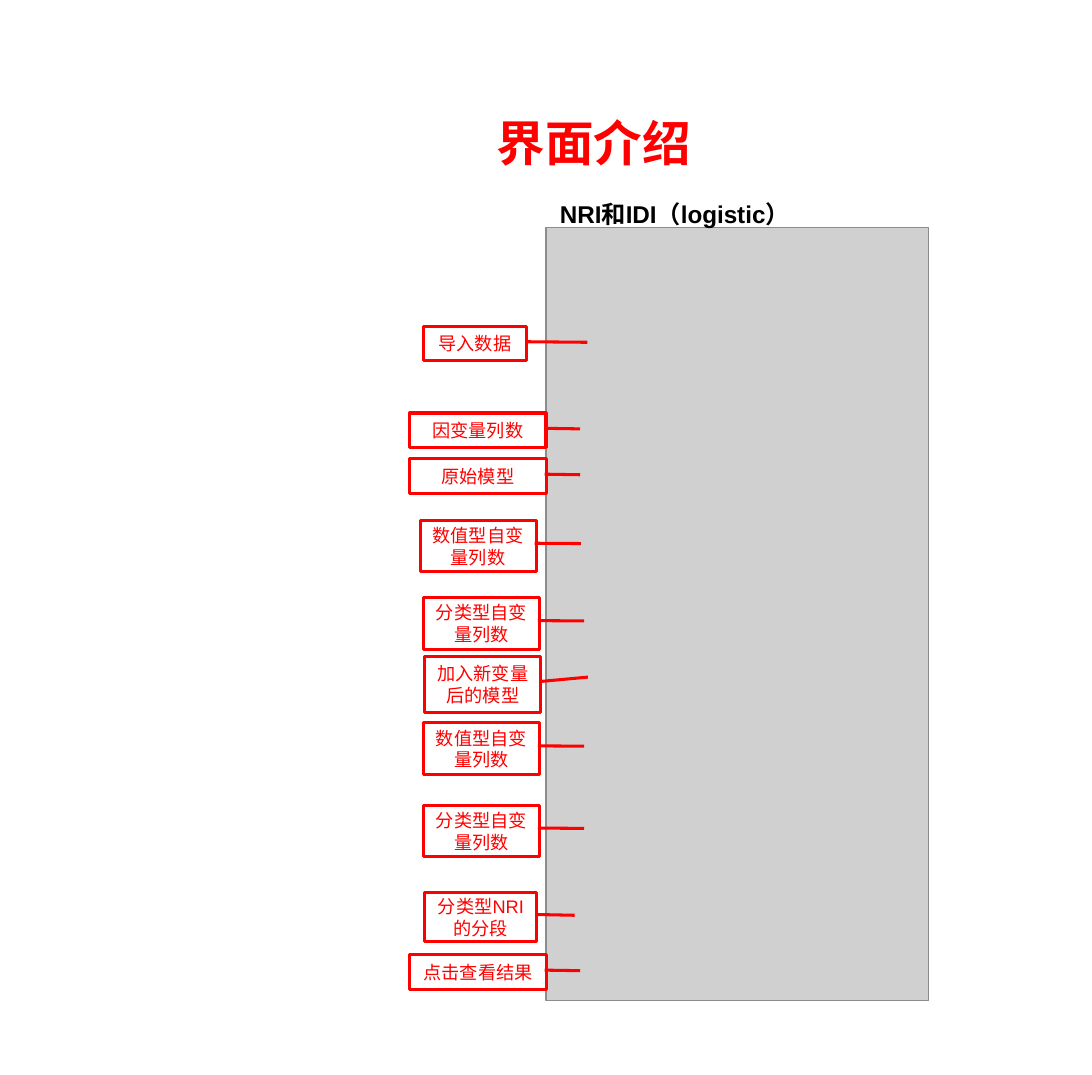
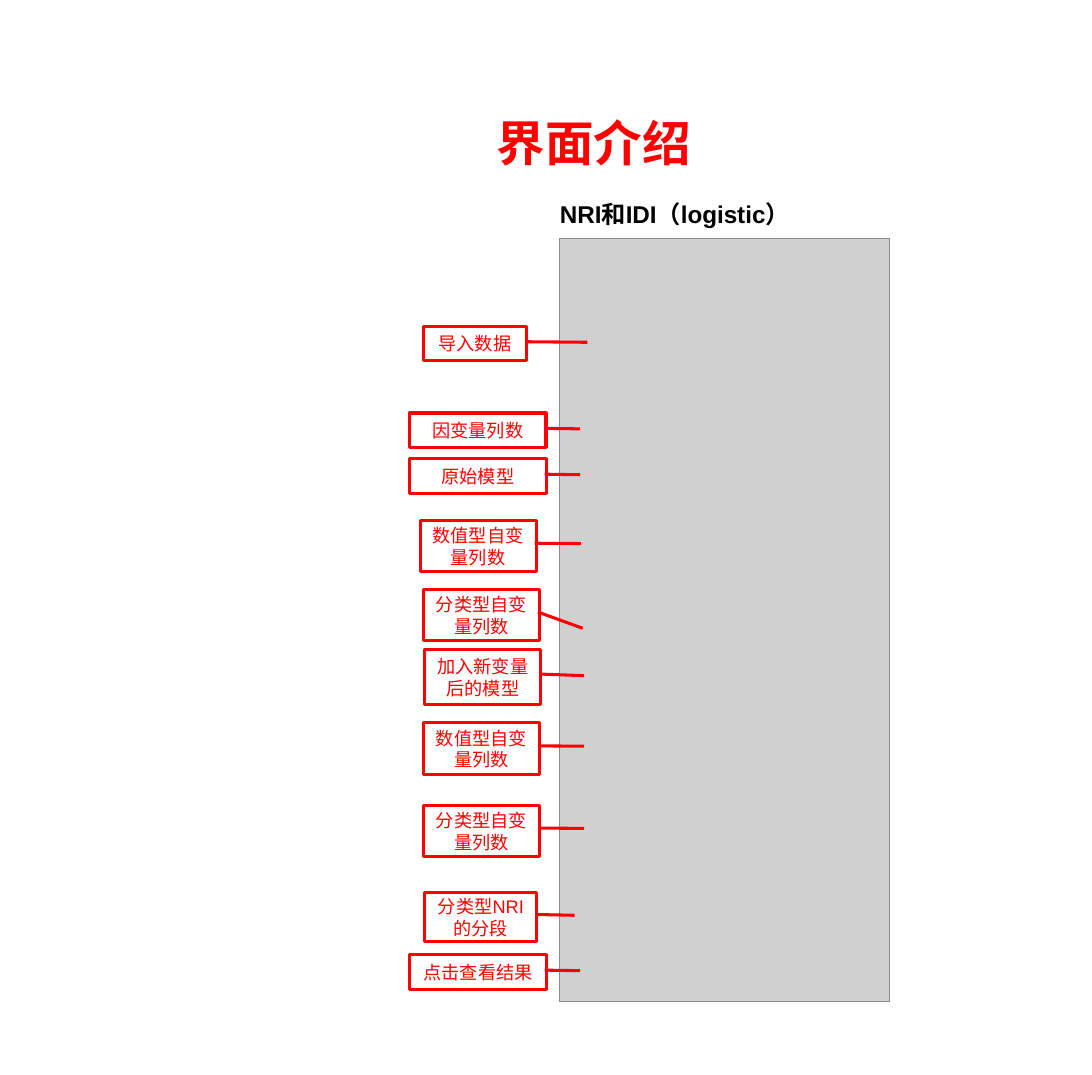
Before and after one commit to YanqiangLu1/luyanqiang3, a slide deck: slide 1 of IDINRI/NRI.pptx. Drawn at 1092x1075 pixels with LibreOffice and Linux fonts; fonts in the diff are those of the drawing; grey boxes stand for pictures. Boxes give left, top, right and bottom in pixels: in the first picture for what was removed or moved away, otherwise in the second. Text is boxed around its words. In the diff, an @@ line names an element or a change of style, - is before the commit and + after.

```diff
--- a/IDINRI/NRI.pptx
+++ b/IDINRI/NRI.pptx
@@ picture: place and size @@
-picture at (546, 227, 929, 1000)
+picture at (559, 239, 890, 1002)
@@ border callout "分类型自变量列数" at (424, 589, 539, 640): proportions changed @@
@@ border callout "分类型自变量列数": place and size @@
-border callout "分类型自变量列数" at (424, 597, 539, 649)
+border callout "分类型自变量列数" at (424, 589, 539, 640)
@@ border callout "加入新变量后的模型": place and size @@
-border callout "加入新变量后的模型" at (425, 656, 541, 712)
+border callout "加入新变量后的模型" at (425, 650, 541, 705)
@@ border callout "加入新变量后的模型" at (425, 650, 541, 705): proportions changed @@
```
Also in this commit, not shown: 1 slide added, 4 other files.
